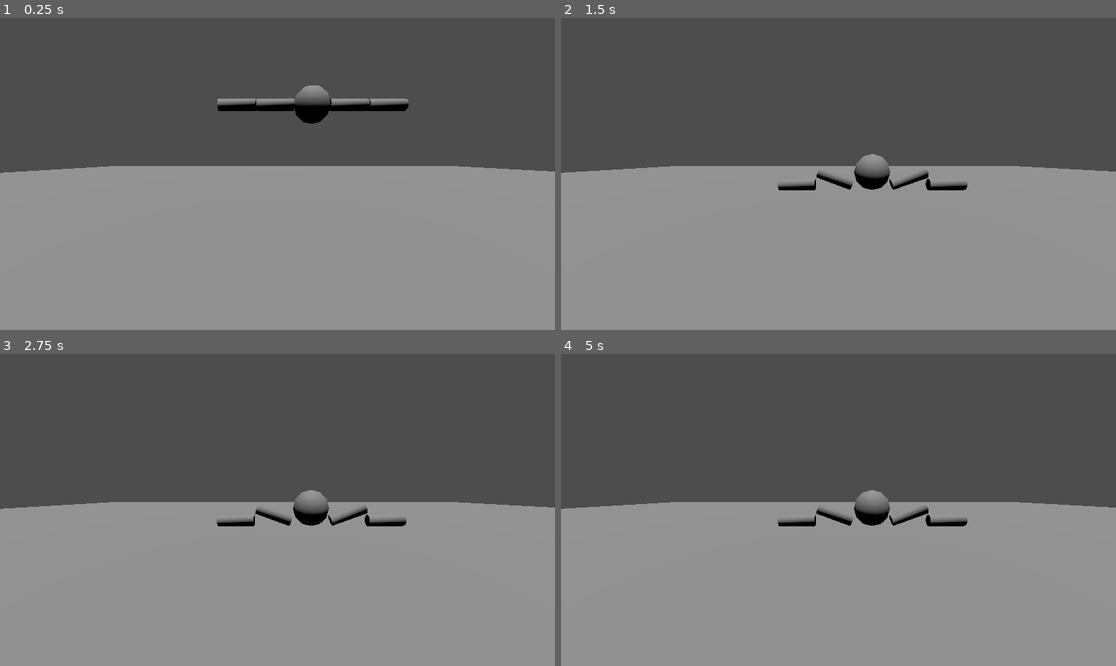
Above: before the commit, frames 1-4 (two rows, left to right).
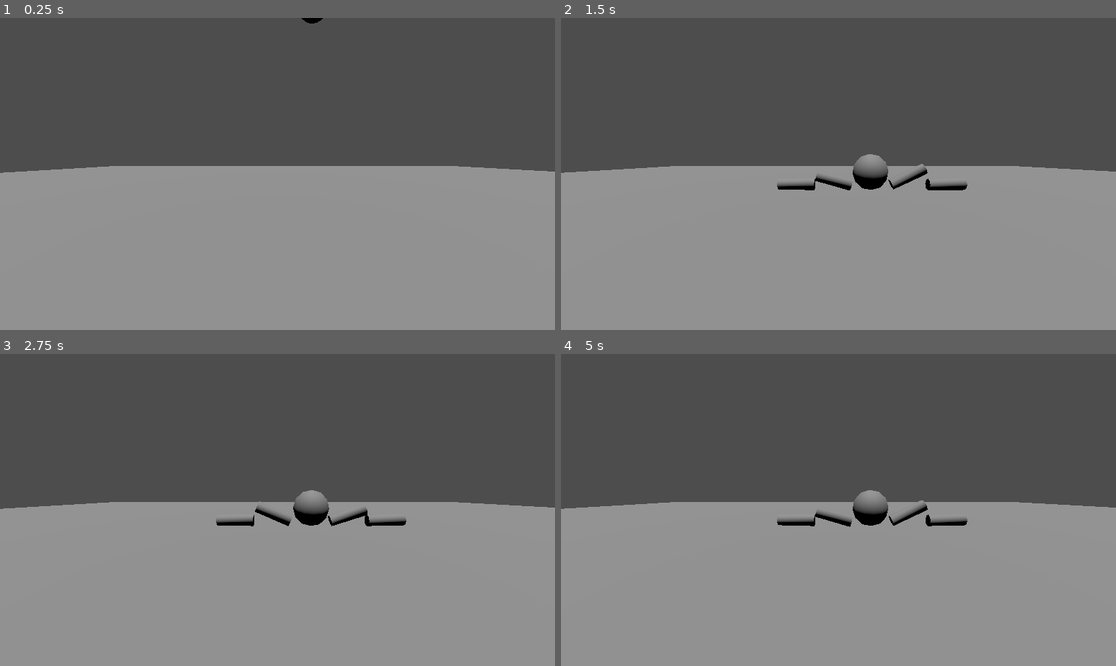
Above: after the commit, the same moments.

Repository: borbware/FGJ24
Game: Godot game, scene res://scenes/level_template.tscn
The game is run twice, just before and just after one commit, with the same random seed, the same clock (stepped at 60 frames per second) and the same inputs.
Inputs:
- Up to frame 1 (0.25 s): no input
- Up to frame 2 (1.5 s): hold Right (ui_right) 0.53-1.28 s; hold Left (ui_left) from 1.28 s (still down)
- Up to frame 3 (2.75 s): release Left (ui_left) at 2.03 s; hold Right (ui_right) from 2.03 s (still down)
- Up to frame 4 (5 s): tap Enter at 3.5 s; release Right (ui_right) at 3.53 s; hold Left (ui_left) from 3.53 s (still down)

The runs differ from the first frame. In frame 1, 1.5% of the frame differs, in the area x 39-74%, y 0-34%; in frame 2, 0.4%; in frame 3, 0.2%; in frame 4, 0.4%.

Commit message:
edit script

Diff:
--- a/scenes/level_template.tscn
+++ b/scenes/level_template.tscn
@@ -15,7 +15,7 @@
 transform = Transform3D(1, 0, 0, 0, 0.996267, 0.0863211, 0, -0.0863211, 0.996267, -0.92794, 1.42122, 5.61001)
 
 [node name="Player" parent="." instance=ExtResource("1_iqs33")]
-transform = Transform3D(1, 0, 0, 0, 1, 0, 0, 0, 1, 0, 3.08255, 0)
+transform = Transform3D(1, 0, 0, 0, 1, 0, 0, 0, 1, 0, 5.7318, 0)
 
 [node name="StaticBody3D" type="StaticBody3D" parent="."]
 
--- a/scenes/player_movement.gd
+++ b/scenes/player_movement.gd
@@ -8,6 +8,9 @@
 
 # Called every frame. 'delta' is the elapsed time since the previous frame.
 func _process(delta):
-	var direction = Input.get_axis("ui_left", "ui_right")
-	if direction:
-		print(direction)
+	var left_stick = Vector2(
+		Input.get_axis("left_stick_left", "left_stick_right"),
+		Input.get_axis("left_stick_up", "left_stick_down")
+	)
+	if left_stick:
+		print(left_stick)
